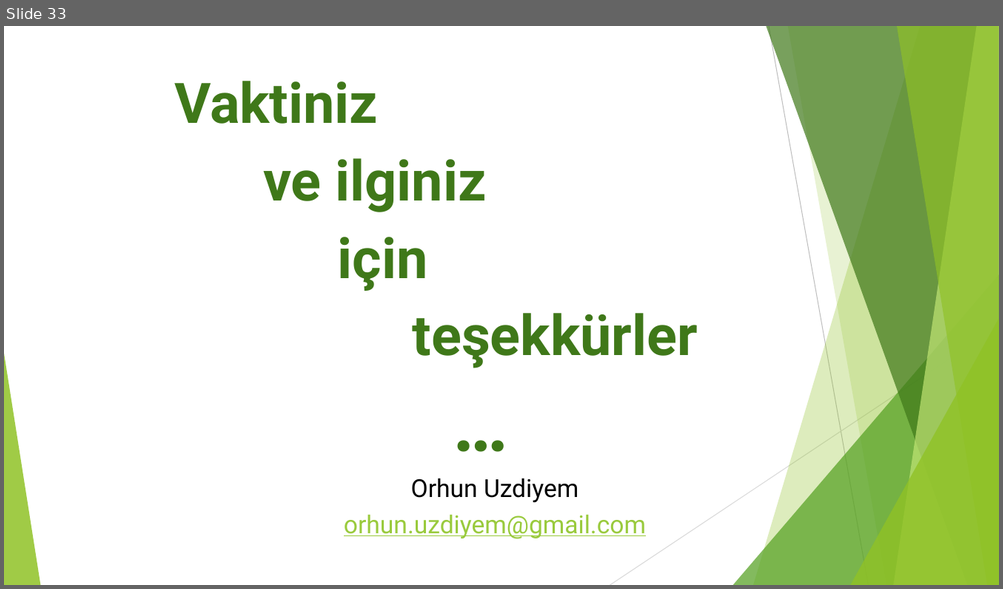
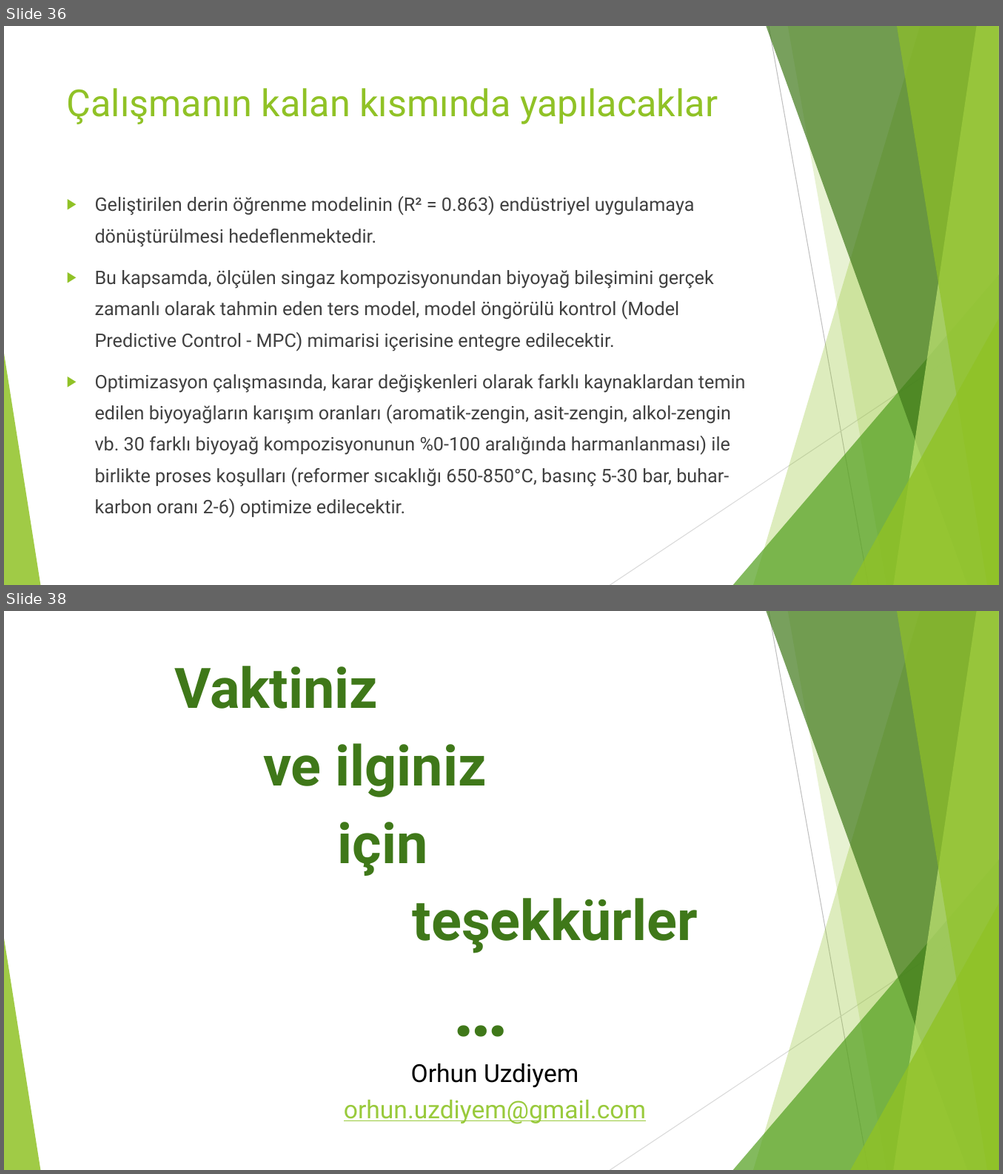
Before and after one commit to orhunuz-ftell/-biyokomurlestirme, a slide deck: tik4_sunum.pptx. Shown one above the other, each under a label of ours: slide 33 before the commit, slides 36 and 38 after it; the slides between them are not shown. The pictures are 1003x589 and 1003x1174 pixels, drawn with LibreOffice and Linux fonts; fonts in the diff are those of the drawing. Boxes give left, top, right and bottom in pixels: in the first picture for what was removed or moved away, otherwise in the second. Text is boxed around its words. In the diff, an @@ line names an element or a change of style, - is before the commit and + after.

```diff
--- a/tik4_sunum.pptx
+++ b/tik4_sunum.pptx
@@ slide 36 added at [4, 26, 999, 585], background #FFFFFF; not listed: 10 template elements that a slide beside it also shows @@
@@ title added at [67, 88, 717, 124], 36 pt, text #90C226 @@
+Çalışmanın kalan kısmında yapılacaklar
@@ text added at [95, 196, 745, 518], 18 pt, text #404040 @@
+▶ Geliştirilen derin öğrenme modelinin (R² = 0.863) endüstriyel uygulamaya dönüştürülmesi hedeflenmektedir.
+▶ Bu kapsamda, ölçülen singaz kompozisyonundan biyoyağ bileşimini gerçek zamanlı olarak tahmin eden ters model, model öngörülü kontrol (Model Predictive Control - MPC) mimarisi içerisine entegre edilecektir.
+▶ Optimizasyon çalışmasında, karar değişkenleri olarak farklı kaynaklardan temin edilen biyoyağların karışım oranları (aromatik-zengin, asit-zengin, alkol-zengin vb. 30 farklı biyoyağ kompozisyonunun %0-100 aralığında harmanlanması) ile birlikte proses koşulları (reformer sıcaklığı 650-850°C, basınç 5-30 bar, buhar-karbon oranı 2-6) optimize edilecektir.
@@ what was slide 33 is now slide 38 @@
```
Also in this commit, not shown: 10 slides changed, 19 other slides added, 15 slides removed, 3 other files.
